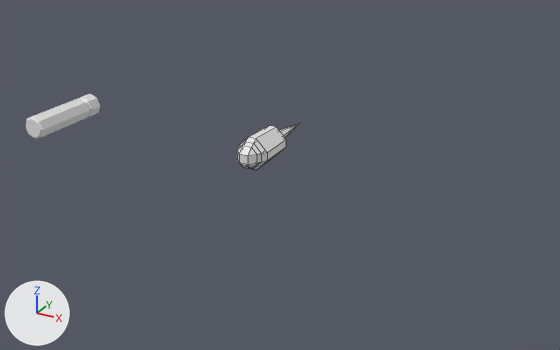
The FBX model Assets/Models/Weapons/GunBullets.fbx: old version first, new version second.
The view is the same before and after, from a camera (50 mm lens) standing at (4.26, -7.04, 3.36) and looking at (0.24, 0.27, -0.3). The lights are fixed; the arrows at lower left show +X, +Y and +Z. Mesh edges are drawn as thin lines on the coarser meshes. Where no turn or scale is listed for an object, it has been applied to the vertices.

In view in the first picture: 'Bullet_Rocket', 'Bullet_Standard'.
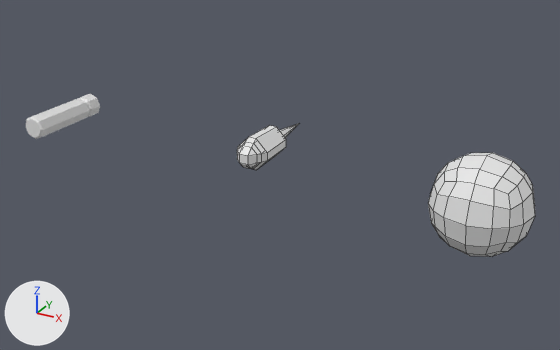
Where the change shows, as pixel boxes (x1, y1, x2, y2) in the pictures (560 x 350 px):
'Bullet_Plasma', added: after (428, 153, 535, 257)

Edits to the bpy script that builds the scene:
```text
Add me_cube_002:
    me_cube_002.from_pydata(...)  # 98 vertices, 96 faces; spans x -0.524..0.524, y -0.524..0.524, z -0.524..0.524
Add ob_bullet_plasma:
    ob_bullet_plasma = bpy.data.objects.new('Bullet_Plasma', me_cube_002)
    ob_bullet_plasma.location = (2.668, 0.0, 0.0)
```
